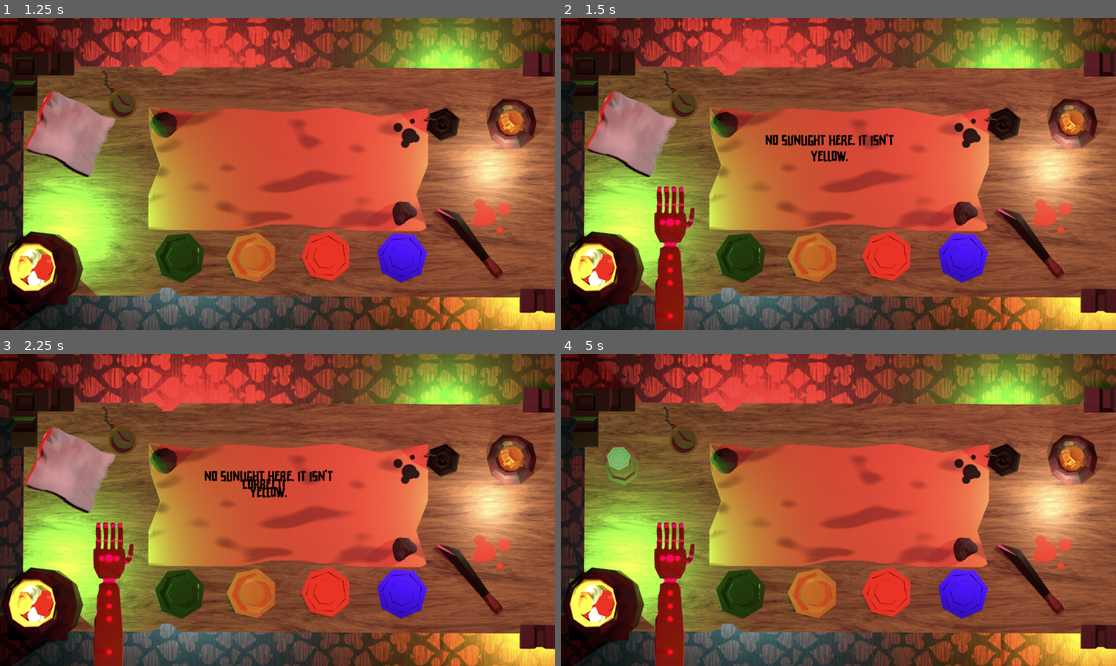
Above: before the commit, frames 1-4 (two rows, left to right).
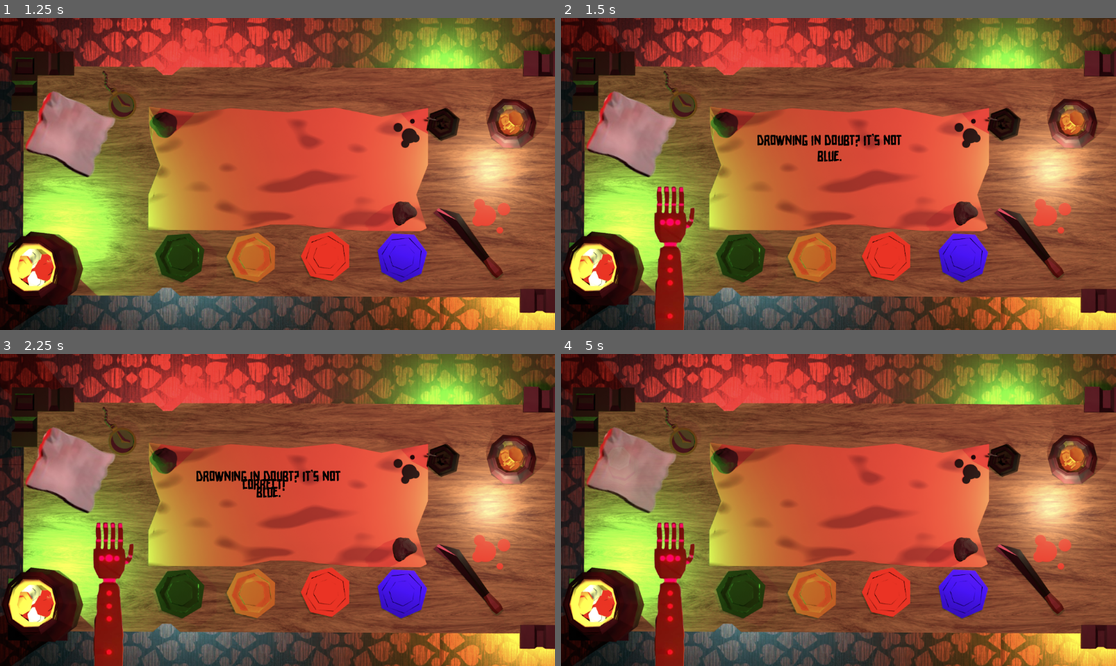
Above: after the commit, the same moments.

Repository: avanishbadhan/jumpstart
Game: Godot game, scene res://start.tscn
The game is run twice, just before and just after one commit, with the same random seed, the same clock (stepped at 60 frames per second) and the same inputs.
Inputs (mouse positions are in pixels of both pictures, inside the frame that each line leads up to):
- Up to frame 1 (1.25 s): click "Start" at 0.5 s
- Up to frame 2 (1.5 s): click (1043, 233) at 1.25 s
- Up to frame 3 (2.25 s): click (327, 597) at 2 s
- Up to frame 4 (5 s): click (966, 597) at 2.77 s; click (744, 588) at 3.52 s; click (816, 591) at 4.27 s

Frame 1 is identical in both runs. In frame 2, 0.8% of the frame differs, in the area x 35-62%, y 36-47%; in frame 3, 0.8%; in frame 4, 2.6%, in the area x 4-21%, y 23-52%.

Commit message:
working code(maybe)

Diff:
--- a/blue_select.gd
+++ b/blue_select.gd
@@ -5,13 +5,14 @@
 @onready var guess: Label = get_node("../coin_guess")
 var blue_texture = preload("res://blue_coin_better.png")
 
-
+var num = 1
 func _ready() -> void:
 	self.pressed.connect(_button_pressed)
 
 func _button_pressed() -> void:
 	guess.modulate = Color(0, 0, 0)
-	if sprite.texture == blue_texture:
+	print(sprite.number, " ", num, " ", sprite.number == num)
+	if sprite.number == num:
 		guess.text = "Correct!"
 	else:
 		$"..".wrongCounter+=1
@@ -29,6 +30,7 @@
 	var tween = create_tween()
 	tween.tween_property(cloth, "modulate:a", 0.0, 1.0)
 	tween.tween_property(cloth, "modulate:a", 1.0, 1.0).set_delay(1.5)
+	await tween.finished
 	sprite.pick_random_number()
 	disabled = false
 	$"../yellow_select".disabled = false
--- a/green_select.gd
+++ b/green_select.gd
@@ -5,13 +5,14 @@
 @onready var guess: Label = get_node("../coin_guess")
 var green_texture = preload("res://green_coin_better.png")
 
-
+var num = 2
 func _ready() -> void:
 	self.pressed.connect(_button_pressed)
 
 func _button_pressed() -> void:
 	guess.modulate = Color(0, 0, 0)
-	if sprite.texture == green_texture:
+	print(sprite.number, " ", num, " ", sprite.number == num)
+	if sprite.number == num:
 		guess.text = "Correct!"
 	else:
 		$"..".wrongCounter+=1
@@ -29,6 +30,7 @@
 	var tween = create_tween()
 	tween.tween_property(cloth, "modulate:a", 0.0, 1.0)
 	tween.tween_property(cloth, "modulate:a", 1.0, 1.0).set_delay(1.5)
+	await tween.finished
 	sprite.pick_random_number()
 	disabled = false
 	$"../yellow_select".disabled = false
--- a/hidden_coin.gd
+++ b/hidden_coin.gd
@@ -1,4 +1,6 @@
 extends Sprite2D
+
+@export var number = 0
 
 var textures = {
 	1: preload("res://blue_coin_better.png"),
@@ -14,6 +16,7 @@
 
 func _ready():
 	randomize()
+	pick_random_number()
 
 func pick_random_number():
 	if numbers.size() == 0:
@@ -26,4 +29,5 @@
 
 	# since this script is ON a Sprite2D, just use `texture`
 	set_texture(textures[value])
+	number = value
 	print(value)
--- a/popUp.gd
+++ b/popUp.gd
@@ -27,7 +27,7 @@
 		popup_label.text = "Not red. But you’ll still bleed."
 	elif(hiddenCoin.texture != green_tTure):
 		popup_label.text = "Green’s for life. You’re closer to death."
-	if(hiddenCoin.texture != blue_tTure):
+	else:
 		popup_label.text = "No sunlight here. It isn’t yellow."
 
 	var randomb = randi()%8
--- a/red_select.gd
+++ b/red_select.gd
@@ -5,13 +5,14 @@
 @onready var guess: Label = get_node("../coin_guess")
 var red_texture = preload("res://red_coin_better.png")
 
-
+var num = 3
 func _ready() -> void:
 	pressed.connect(_button_pressed)
 
 func _button_pressed() -> void:
 	guess.modulate = Color(0, 0, 0)
-	if sprite.texture == red_texture:
+	print(sprite.number, " ", num, " ", sprite.number == num)
+	if sprite.number == num:
 		guess.text = "Correct!"
 	else:
 		$"..".wrongCounter+=1
@@ -29,6 +30,7 @@
 	var tween = create_tween()
 	tween.tween_property(cloth, "modulate:a", 0.0, 0.1)
 	tween.tween_property(cloth, "modulate:a", 1.0, 0.1).set_delay(1.5)
+	await tween.finished
 	sprite.pick_random_number()
 	disabled = false
 	$"../yellow_select".disabled = false
--- a/yellow_select.gd
+++ b/yellow_select.gd
@@ -5,13 +5,14 @@
 @onready var guess: Label = get_node("../coin_guess")
 var yellow_texture = preload("res://yellow_coin_better.png")
 
-
+var num = 4
 func _ready() -> void:
 	self.pressed.connect(_button_pressed)
 
 func _button_pressed() -> void:
 	guess.modulate = Color(0, 0, 0)
-	if sprite.texture == yellow_texture:
+	print(sprite.number, " ", num, " ", sprite.number == num)
+	if sprite.number == num:
 		guess.text = "Correct!"
 	else:
 		$"..".wrongCounter+=1
@@ -29,6 +30,7 @@
 	var tween = create_tween()
 	tween.tween_property(cloth, "modulate:a", 0.0, 1.0)
 	tween.tween_property(cloth, "modulate:a", 1.0, 1.0).set_delay(1.5)
+	await tween.finished
 	sprite.pick_random_number()
 
 	disabled = false
